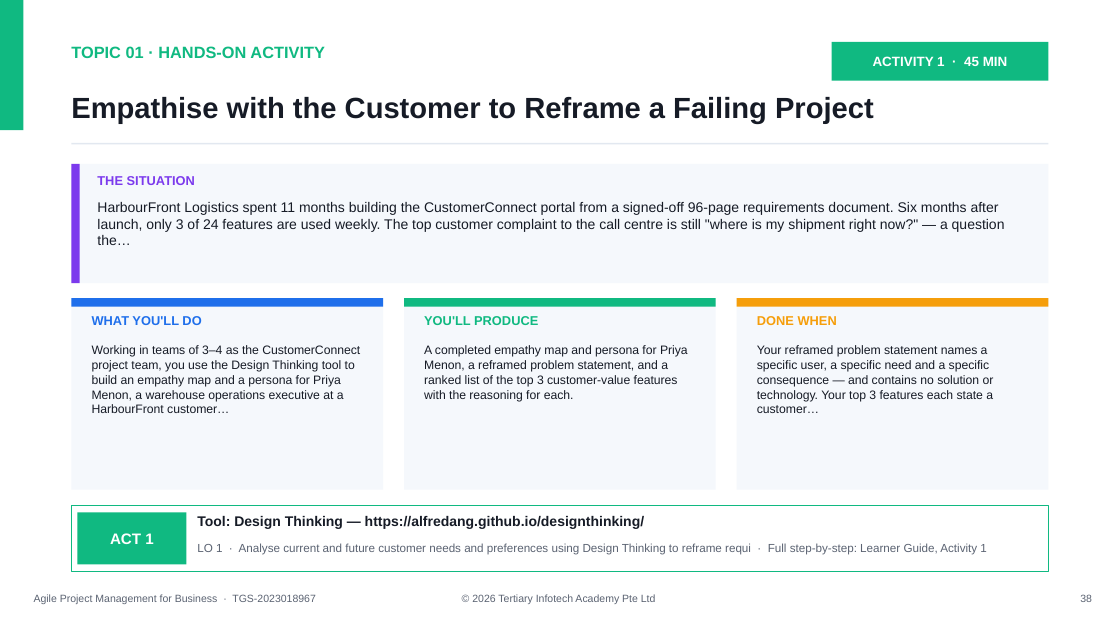
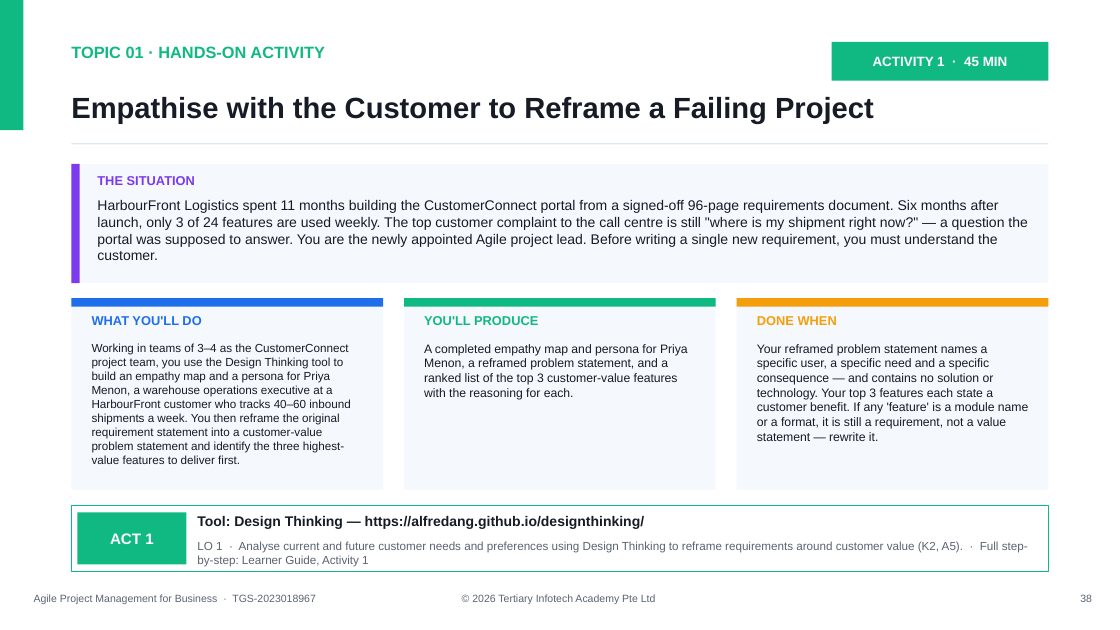
Before and after one commit to tertiarycourses/TGS-2023018967-Agile-Project-Management-for-Business, a slide deck: slide 38 of courseware/WSQ - Master Trainer Slides - Agile Project Management for Business - v9.0.pptx. Drawn at 1120x630 pixels with LibreOffice and Linux fonts; fonts in the diff are those of the drawing. Boxes give left, top, right and bottom in pixels: in the first picture for what was removed or moved away, otherwise in the second. Text is boxed around its words. In the diff, an @@ line names an element or a change of style, - is before the commit and + after.

```diff
--- a/courseware/WSQ - Master Trainer Slides - Agile Project Management for Business - v9.0.pptx
+++ b/courseware/WSQ - Master Trainer Slides - Agile Project Management for Business - v9.0.pptx
@@ text at (x1=97, y1=200, x2=1027, y2=260): text changed @@
-HarbourFront Logistics spent 11 months building the CustomerConnect portal from a signed-off 96-page requirements document. Six months after launch, only 3 of 24 features are used weekly. The top customer complaint to the call centre is still "where is my shipment right now?" — a question the…
+HarbourFront Logistics spent 11 months building the CustomerConnect portal from a signed-off 96-page requirements document. Six months after launch, only 3 of 24 features are used weekly. The top customer complaint to the call centre is still "where is my shipment right now?" — a question the portal was supposed to answer. You are the newly appointed Agile project lead. Before writing a single new requirement, you must understand the customer.
@@ text at (x1=92, y1=343, x2=350, y2=464): text changed; size 10.5 to 10 pt @@
-Working in teams of 3–4 as the CustomerConnect project team, you use the Design Thinking tool to build an empathy map and a persona for Priya Menon, a warehouse operations executive at a HarbourFront customer…
+Working in teams of 3–4 as the CustomerConnect project team, you use the Design Thinking tool to build an empathy map and a persona for Priya Menon, a warehouse operations executive at a HarbourFront customer who tracks 40–60 inbound shipments a week. You then reframe the original requirement statement into a customer-value problem statement and identify the three highest-value features to deliver first.
@@ text at (x1=757, y1=344, x2=1028, y2=441): text changed @@
-Your reframed problem statement names a specific user, a specific need and a specific consequence — and contains no solution or technology. Your top 3 features each state a customer…
+Your reframed problem statement names a specific user, a specific need and a specific consequence — and contains no solution or technology. Your top 3 features each state a customer benefit. If any 'feature' is a module name or a format, it is still a requirement, not a value statement — rewrite it.
@@ text at (x1=197, y1=541, x2=1028, y2=567): text changed @@
-LO 1 · Analyse current and future customer needs and preferences using Design Thinking to reframe requi · Full step-by-step: Learner Guide, Activity 1
+LO 1 · Analyse current and future customer needs and preferences using Design Thinking to reframe requirements around customer value (K2, A5). · Full step-by-step: Learner Guide, Activity 1
```
Also in this commit, not shown: 27 other slides changed, 34 other files.
